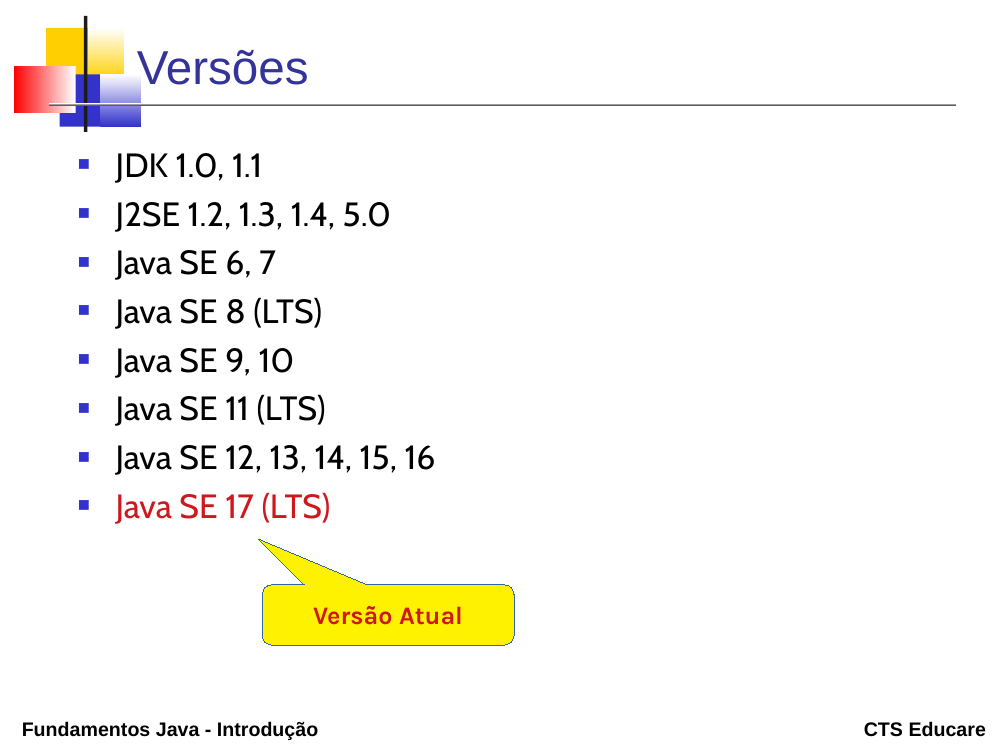
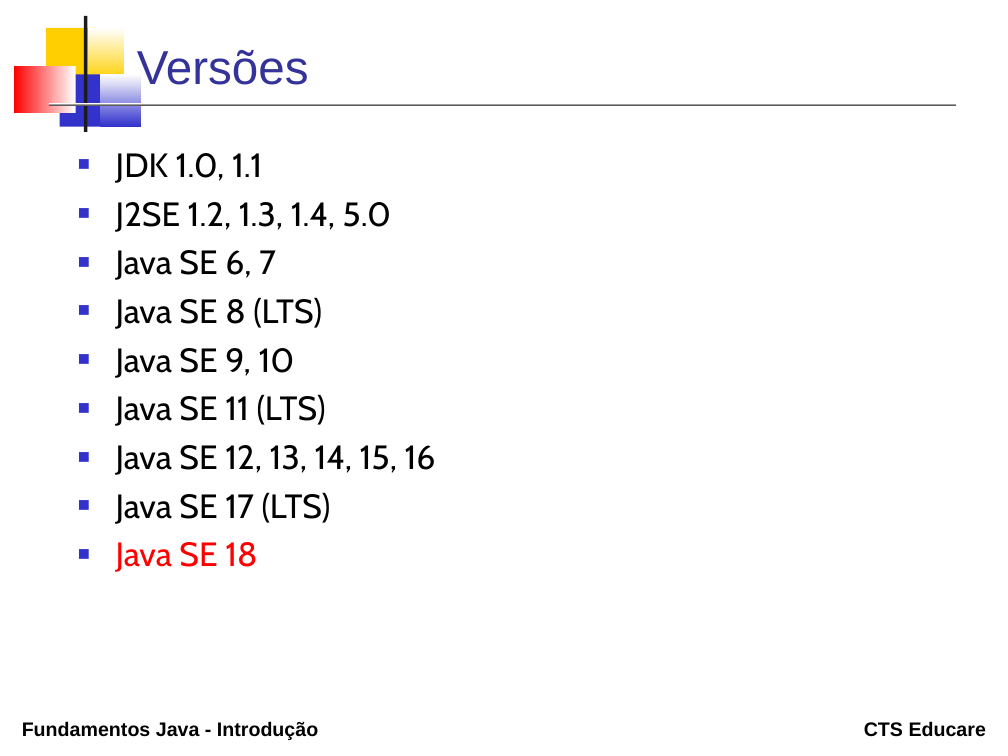
Before and after one commit to erosvitor/curso-java-fundamentos, a slide deck: slide 4 of topicos/01_introducao/Introducao.odp. Drawn at 1008x756 pixels with LibreOffice and Linux fonts; fonts in the diff are those of the drawing. Boxes give left, top, right and bottom in pixels: in the first picture for what was removed or moved away, otherwise in the second. Text is boxed around its words. In the diff, an @@ line names an element or a change of style, - is before the commit and + after.

```diff
--- a/topicos/01_introducao/Introducao.odp
+++ b/topicos/01_introducao/Introducao.odp
@@ text at [116, 492, 331, 524]: text colour #CE181E to #000000 in "Java SE 17 (LTS)" @@
@@ text at [116, 542, 257, 572]: paragraph added @@
+■ Java SE 18
@@ rounded speech box removed at [262, 585, 514, 645] @@
-Versão Atual
```
Also in this commit, not shown: 6 other slides changed, 18 other files.
